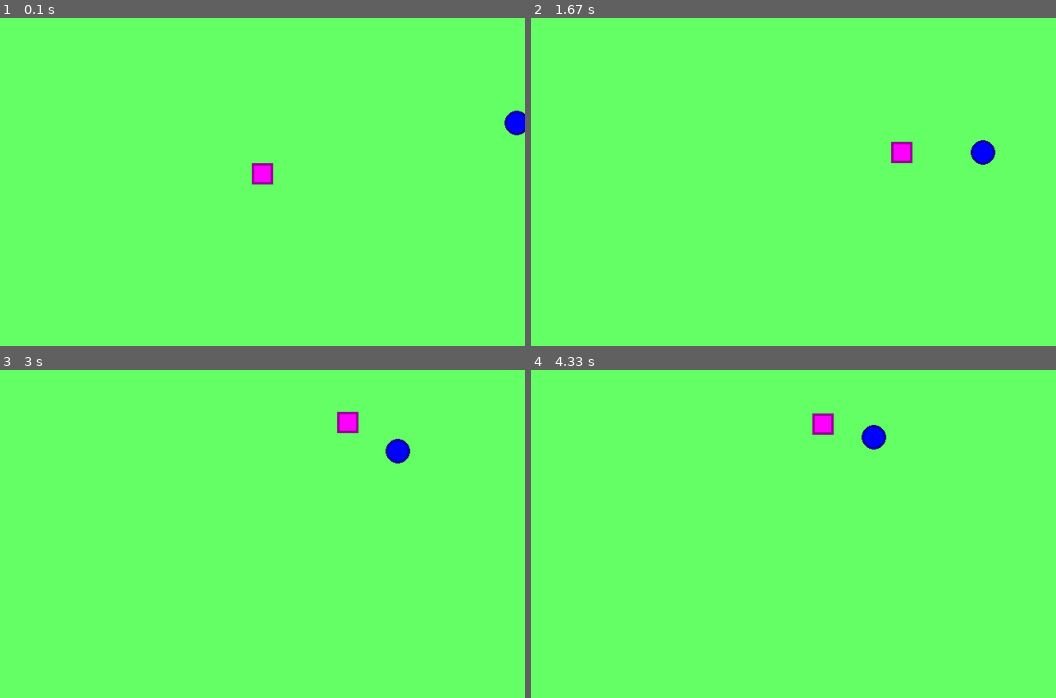
Above: before the commit, frames 1-4 (two rows, left to right).
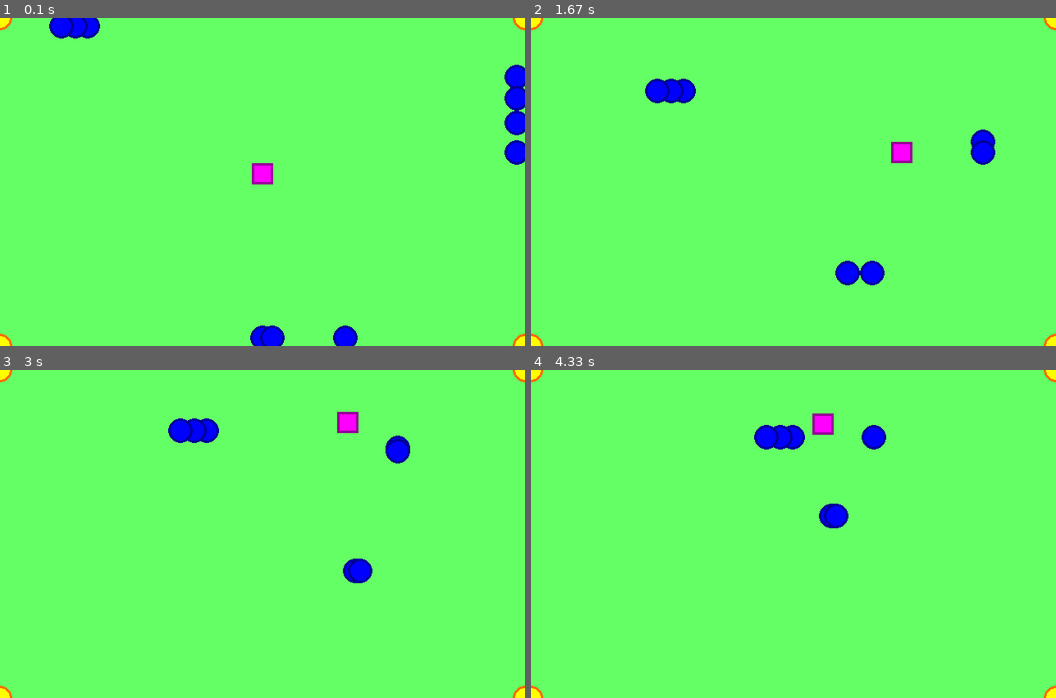
Above: after the commit, the same moments.

Repository: akamos101/pygame-experiments
Game: pygame game, started from pixel-game-beta.py
Same seed, same stepped clock (60 frames per second), same inputs: the game is played once before the commit and once after it.
Inputs:
- Up to frame 1 (0.1 s): no input
- Up to frame 2 (1.67 s): hold P 0.33-0.8 s; hold Right 0.33-0.8 s; tap Enter at 0.83 s
- Up to frame 3 (3 s): hold Up 1.67-2.13 s; hold Left from 2.67 s (still down)
- Up to frame 4 (4.33 s): release Left at 3.2 s; hold Down 3.23-3.53 s; hold Left 3.57-3.97 s; hold Up from 4 s (still down)

The runs differ from the first frame. In frame 1, 2.1% of the frame differs, in the area x 0-100%, y 0-100%; in frame 2, 1.6%; in frame 3, 1.3%; in frame 4, 1.2%.

Commit message:
Refactoring code, adding pause functionaliry, adding gitignore.

Diff:
--- a/pixel-game-beta.py
+++ b/pixel-game-beta.py
@@ -11,11 +11,11 @@
 width = 640
 height = 400
 
-# Qbert info
+# Qubert info
 qb_x = width / 2    # Initial x-coordinate
 qb_y = height / 2   # Initial y-coordinate
 
-qbert_step_size = 2  # Step size to control "speed" of qbert
+qbert_step_size = 2 # Step size to control "speed" of qbert
 
 qb_width = 10
 qb_color = (255, 0, 255)
@@ -33,7 +33,8 @@
 enemy_border_width = 3
 enemy_border_color = (0, 0, 150)
 
-num_enemies = 1     # Number of enemies to spawn
+num_enemies = 10  # Number of enemies to spawn
+
 
 # Turret Info
 turret_margin = 10
@@ -46,11 +47,22 @@
 turret_border_color = (255, 110, 0)
 
 
+# Bullet info
+bullet_step_size = 5
+bullet_color = (100, 100, 100)
+
+bullet_width = 3
+bullet_rate = 1000  # Milliseconds
+
+
+# Background info:
+bg_color = (100, 255, 100)
+
+
 
 # Initialize enemy positions
-enemy = {}
+enemy = np.zeros((num_enemies, 2)).astype(np.int)
 for i in range(num_enemies):
-  enemy[i] = {}
   # Choose random numbers in {0,1} to determine top/bottom/left/right
   # side of a rectangle centered about the initial position of Qbert
   type_1 = round(random.random())
@@ -58,29 +70,38 @@
   # Depending on which side chosen, choose a random point on that side
   if type_1:
     if type_2:
-      enemy[i]['x'] = random.randint(enemy_margin, width - enemy_margin)
-      enemy[i]['y'] = enemy_margin
+      enemy[i,0] = random.randint(enemy_margin, width - enemy_margin)
+      enemy[i,1] = enemy_margin
     else:
-      enemy[i]['x'] = random.randint(enemy_margin, width - enemy_margin)
-      enemy[i]['y'] = height - enemy_margin
+      enemy[i,0] = random.randint(enemy_margin, width - enemy_margin)
+      enemy[i,1] = height - enemy_margin
   else:
     if type_2:
-      enemy[i]['x'] = enemy_margin
-      enemy[i]['y'] = random.randint(enemy_margin, height - enemy_margin)
+      enemy[i,0] = enemy_margin
+      enemy[i,1] = random.randint(enemy_margin, height - enemy_margin)
     else:
-      enemy[i]['x'] = width - enemy_margin
-      enemy[i]['y'] = random.randint(enemy_margin, height - enemy_margin)
-
-
-
-# Background info:
-bg_color = (100, 255, 100)
+      enemy[i,0] = width - enemy_margin
+      enemy[i,1] = random.randint(enemy_margin, height - enemy_margin)
+
+
+# Initialize turret positions
+turret = np.zeros((4,2)).astype(np.int)
+turret[0,0] = 0
+turret[0,1] = 0
+turret[1,0] = width
+turret[1,1] = 0
+turret[2,0] = 0
+turret[2,1] = height
+turret[3,0] = width
+turret[3,1] = height
+
+
 
 
 
 def draw_qbert():
 
-  # Create qbert
+  # Draw Qubert the fat magenta square
   qb = pygame.Rect(qb_x - qb_width, qb_y - qb_width, 2*qb_width, 2*qb_width)
   qb_border = pygame.Rect(
     qb_x - qb_width - qb_border_width,
@@ -95,9 +116,25 @@
 
 def draw_enemy(i):
 
-  # Draw the enemy
-  pygame.draw.circle(screen, enemy_color, (enemy[i]['x'], enemy[i]['y']), enemy_width)
-  pygame.draw.circle(screen, enemy_border_color, (enemy[i]['x'], enemy[i]['y']), enemy_width, enemy_border_width)
+  # Draw enemy i
+  pygame.draw.circle(screen, enemy_color, (enemy[i,0], enemy[i,1]), enemy_width)
+  pygame.draw.circle(screen, enemy_border_color, (enemy[i,0], enemy[i,1]), enemy_width, enemy_border_width)
+
+
+
+def draw_turret(i):
+
+  # Draw turret i
+  pygame.draw.circle(screen, turret_color, (turret[i,0], turret [i,1]), turret_width)
+  pygame.draw.circle(screen, turret_border_color, (turret[i,0], turret[i,1]), turret_width, turret_border_width)
+
+
+def draw_bullet(i):
+
+  # Draw bullet i
+  bt = pygame.Rect(bullet[i,0]-bullet_width, bullet[i,1]-bullet_width, 2*bullet_width, 2*bullet_width)
+  screen.fill(bullet_color, rect=bt)
+
 
 
 
@@ -109,65 +146,78 @@
 pygame.display.set_caption('Qubert The Fat Magenta Square')
 clock = pygame.time.Clock()
 running = True
+paused = False
+
+
 
 while running:
 
-  # Move Qbert to the new location
-  qb_x += dir_x
-  qb_y += dir_y
-
-  # Check to see if Qbert has hit an edge; if yes, terminate game
-  if qb_x <= 0 or qb_x >= width or qb_y <= 0 or qb_y >= height:
-      print("Crash!")
-      running = False
-
-  # Re-paint the background color to wipe out old graphics
-  screen.fill(bg_color)
-  # Draw Qbert
-  draw_qbert()
-
-  # Loop through all of the enemies
-  for i in range(num_enemies):
-
-    # Set new enemy position:
-    # Go an enemy_step_size pixel length in a straight line toward Qbert
-
-    # Get vector from Enemy to Qbert
-    # Use floats for higher precision later
-    vec_x = float(qb_x - enemy[i]['x'])
-    vec_y = float(qb_y - enemy[i]['y'])
-
-    # Compute the length of the vector
-    vec_length = np.linalg.norm([vec_x, vec_y])
-
-    # Check to see if Qbert has hit an enemy; if yes, terminate game
-    if vec_length < qb_width+enemy_width:
-      print("You've been hit by enemy #%d!" % (i+1))
-      running = False
-
-    # Scale the vector to the length enemy_step_size
-    # Remember to convert step size to float to do decimal division
-    scale = float(enemy_step_size)/vec_length
-
-    # Remember to convert back to integers to set position
-    # Round up if positive direction, round down if negative direction
-    if vec_x >= 0.:
-      enemy[i]['x'] += int(math.ceil(scale*vec_x))
-    else:
-      enemy[i]['x'] += int(math.floor(scale*vec_x))
-    if vec_y >= 0.:
-      enemy[i]['y'] += int(math.ceil(scale*vec_y))
-    else:
-      enemy[i]['y'] += int(math.floor(scale*vec_y))
-
-    # Draw the enemy
-    draw_enemy(i)
-
-
+  if not paused:
+
+    # Move Qbert to the new location
+    qb_x += dir_x
+    qb_y += dir_y
+
+    # Check to see if Qbert has hit an edge; if yes, terminate game
+    if qb_x <= 0 or qb_x >= width or qb_y <= 0 or qb_y >= height:
+        print("Crash!")
+        running = False
+
+    # Re-paint the background color to wipe out old graphics
+    screen.fill(bg_color)
+
+    # draw turrets
+    for i in range(4):
+      draw_turret(i)
+
+    # Draw Qbert
+    draw_qbert()
+
+    # Loop through all of the enemies
+    for i in range(num_enemies):
+
+      # Set new enemy position:
+      # Go an enemy_step_size pixel length in a straight line toward Qbert
+
+      # Get vector from Enemy to Qbert
+      # Use floats for higher precision later
+      vec_x = float(qb_x - enemy[i,0])
+      vec_y = float(qb_y - enemy[i,1])
+
+      # Compute the length of the vector
+      vec_length = np.linalg.norm([vec_x, vec_y])
+
+      # Check to see if Qbert has hit an enemy; if yes, terminate game
+      if vec_length < qb_width+enemy_width:
+        print("You've been hit by enemy #%d!" % (i+1))
+        running = False
+
+      # Scale the vector to the length enemy_step_size
+      # Remember to convert step size to float to do decimal division
+      scale = float(enemy_step_size)/vec_length
+
+      # Remember to convert back to integers to set position
+      # Round up if positive direction, round down if negative direction
+      if vec_x >= 0.:
+        enemy[i,0] += int(math.ceil(scale*vec_x))
+      else:
+        enemy[i,0] += int(math.floor(scale*vec_x))
+      if vec_y >= 0.:
+        enemy[i,1] += int(math.ceil(scale*vec_y))
+      else:
+        enemy[i,1] += int(math.floor(scale*vec_y))
+
+      # Draw the enemy
+      draw_enemy(i)
+
+
+
+  # Check for keypress events in the game
   for event in pygame.event.get():
       if event.type == pygame.QUIT:
           running = False
       elif event.type == pygame.KEYDOWN:
+          paused = False
           if event.key == pygame.K_UP:
               dir_x = 0
               dir_y = -1*qbert_step_size
@@ -180,6 +230,12 @@
           elif event.key == pygame.K_RIGHT:
               dir_x = 1*qbert_step_size
               dir_y = 0
+          elif event.key == pygame.K_p:
+              paused = True
+          elif event.key == pygame.K_q:
+              running = False
+
 
   pygame.display.flip()
+
   clock.tick(50)
--- a/pixel-game-rachel.py
+++ b/pixel-game-rachel.py
@@ -34,6 +34,20 @@
 enemy_border_color = (0, 0, 150)
 
 num_enemies = 20     # Number of enemies to spawn
+
+
+# Turret Info
+turret_margin = 10
+turret_step_size = 0
+
+turret_width = 15
+turret_color = (255, 255, 0)
+
+turret_border_width = 3
+turret_border_color = (255, 110, 0)
+
+
+
 
 # Initialize enemy positions
 enemy = np.zeros((num_enemies, 2)).astype(np.int)
--- /dev/null
+++ b/qubert-the-fat-magenta-square/enemies.py
@@ -0,0 +1,105 @@
+
+
+
+import pygame
+import random
+import numpy as np
+import math
+
+
+# Enemy info.
+enemy_margin = 5    # Margin for enemy box
+enemy_step_size = 1 # Step size to control "speed" of enemys
+
+enemy_width = 15
+enemy_color = (0, 0, 255)
+
+enemy_border_width = 3
+enemy_border_color = (0, 0, 150)
+
+
+
+
+#############################################################
+# Main Enemies class object
+#############################################################
+
+class Enemies(object):
+
+  # Initialize the object
+  def __init__(self, screen, num_enemies):
+
+    self.screen = screen
+
+    # Matrix holding enemy positions
+    self.matrix = np.zeros((num_enemies, 2)).astype(np.int)
+    for i in range(num_enemies):
+      # Choose random numbers in {0,1} to determine top/bottom/left/right
+      # side of a rectangle centered about the initial position of Qbert
+      type_1 = round(random.random())
+      type_2 = round(random.random())
+      # Depending on which side chosen, choose a random point on that side
+      if type_1:
+        if type_2:
+          self.matrix[i,0] = random.randint(enemy_margin, screen.get_width() - enemy_margin)
+          self.matrix[i,1] = enemy_margin
+        else:
+          self.matrix[i,0] = random.randint(enemy_margin, screen.get_width() - enemy_margin)
+          self.matrix[i,1] = screen.get_height() - enemy_margin
+      else:
+        if type_2:
+          self.matrix[i,0] = enemy_margin
+          self.matrix[i,1] = random.randint(enemy_margin, screen.get_height() - enemy_margin)
+        else:
+          self.matrix[i,0] = screen.get_width() - enemy_margin
+          self.matrix[i,1] = random.randint(enemy_margin, screen.get_height() - enemy_margin)
+
+
+  # Advance the enemy positions
+  def advance_positions(self, qubert):
+
+    # Loop through all of the enemies
+    for i in range(self.matrix.shape[0]):
+
+      # Set new enemy position:
+      # Go an enemy_step_size pixel length in a straight line toward Qbert
+
+      # Get vector from Enemy to Qbert
+      # Use floats for higher precision later
+      vec_x = float(qubert.x - self.matrix[i,0])
+      vec_y = float(qubert.y - self.matrix[i,1])
+
+      # Compute the length of the vector
+      vec_length = np.linalg.norm([vec_x, vec_y])
+
+      # Check to see if Qbert has hit an enemy; if yes, terminate game
+      if vec_length < qubert.width+enemy_width:
+        print("You've been hit by enemy #%d!" % (i+1))
+        qubert.alive = False
+
+      # Scale the vector to the length enemy_step_size
+      # Remember to convert step size to float to do decimal division
+      scale = float(enemy_step_size)/vec_length
+
+      # Remember to convert back to integers to set position
+      # Round up if positive direction, round down if negative direction
+      if vec_x >= 0.:
+        self.matrix[i,0] += int(math.ceil(scale*vec_x))
+      else:
+        self.matrix[i,0] += int(math.floor(scale*vec_x))
+      if vec_y >= 0.:
+        self.matrix[i,1] += int(math.ceil(scale*vec_y))
+      else:
+        self.matrix[i,1] += int(math.floor(scale*vec_y))
+
+    return qubert
+
+
+
+  # Draw the enemies
+  def draw(self):
+
+    for i in range(self.matrix.shape[0]):
+      # Draw enemy i
+      pygame.draw.circle(self.screen, enemy_color, (self.matrix[i,0], self.matrix[i,1]), enemy_width)
+      pygame.draw.circle(self.screen, enemy_border_color, (self.matrix[i,0], self.matrix[i,1]), enemy_width, enemy_border_width)
--- /dev/null
+++ b/qubert-the-fat-magenta-square/qubert-game.py
@@ -0,0 +1,129 @@
+#! /usr/bin/env python
+
+#############################################################
+# Qubert the Fat Magenta Square
+#
+# Copyright (C) 2017 Spencer Cobain and Rachel Levanger
+# Authors:
+#           Spencer Cobain <akamosmuffin@gmail.com>
+#           Rachel Levanger <rachel.levanger@gmail.com>
+#############################################################
+
+
+# Import packages needed by the game play
+import pygame
+import numpy as np
+
+# Package needed for parsing arguments
+from optparse import OptionParser
+
+# Import the helper python files for all of the agent objects
+import enemies as qb_enemies
+import screen as qb_screen
+import qubert as qb_qubert
+import turrets as qb_turrets
+
+
+
+#############################################################
+# Parse the options supplied by the user
+#############################################################
+
+parser = OptionParser('usage: -e num_enemies')
+
+# Define the options
+parser.add_option("-e", dest="num_enemies",
+                  help="Number of enemies to spawn")
+
+# Parse the options
+(options, args) = parser.parse_args()
+
+# Populate variables corresponding to user-supplied options
+num_enemies = int(options.num_enemies)  # Number of enemies to spawn
+
+
+
+
+#############################################################
+# Initialize Objects
+#############################################################
+
+# Game container & objects
+screen = qb_screen.initialize()
+clock = pygame.time.Clock()
+
+# Active agents in game
+qubert = qb_qubert.Qubert(screen)
+enemies = qb_enemies.Enemies(screen, num_enemies)
+turrets = qb_turrets.Turrets(screen)
+
+
+#############################################################
+# Set initial game-play state variables
+#############################################################
+
+running = True
+paused = False
+
+
+
+#############################################################
+# Game play
+#############################################################
+
+while running:
+
+  if not paused:
+
+    # Move Qbert to the new location
+    qubert.advance_position()
+
+    # Check to see if Qbert is on the screen; if not, terminate the game
+    if not qb_screen.onscreen(screen, qubert.x, qubert.y):
+        print("Crash!")
+        running = False
+
+    # Advance the bullet positions and add fire additional bullets
+    turrets.advance_bullets(qubert)
+
+    # Advance the enemy positions
+    # Kill them off it they hit bullets
+    # Also kill off Qubert if he hits an enemy
+    qubert = enemies.advance_positions(qubert)
+    if not qubert.alive:
+      running = False
+
+    # Repaint the background color to wipe out old graphics
+    qb_screen.paint_background(screen)
+
+    # Draw all of the agents
+    turrets.draw()
+    enemies.draw()
+    qubert.draw()
+
+  # Check for keypress events in the game
+  for event in pygame.event.get():
+      if event.type == pygame.QUIT:
+          running = False
+      elif event.type == pygame.KEYDOWN:
+          paused = False
+          if event.key == pygame.K_UP:
+              qubert.direction_x = 0
+              qubert.direction_y = -1*qubert.step_size
+          elif event.key == pygame.K_DOWN:
+              qubert.direction_x = 0
+              qubert.direction_y = 1*qubert.step_size
+          elif event.key == pygame.K_LEFT:
+              qubert.direction_x = -1*qubert.step_size
+              qubert.direction_y = 0
+          elif event.key == pygame.K_RIGHT:
+              qubert.direction_x = 1*qubert.step_size
+              qubert.direction_y = 0
+          elif event.key == pygame.K_p:
+              paused = True
+          elif event.key == pygame.K_q:
+              running = False
+
+  pygame.display.flip()
+
+  clock.tick(50)
--- /dev/null
+++ b/qubert-the-fat-magenta-square/qubert.py
@@ -0,0 +1,61 @@
+
+
+
+import pygame
+
+
+
+
+
+#############################################################
+# CONSTANTS
+#############################################################
+STEP_SIZE = 2 # Step size to control "speed" of qbert
+SQUARE_WIDTH = 10
+SQUARE_COLOR = (255, 0, 255)
+
+BORDER_WIDTH = 3
+BORDER_COLOR = (150, 0, 150)
+
+
+
+
+#############################################################
+# Main Qubert class object
+#############################################################
+class Qubert(object):
+
+  # Initialize the object
+  def __init__(self, screen):
+    self.screen = screen                # Screen that Qubert is drawn on
+    self.x = self.screen.get_width() / 2  # Initial x-coordinate
+    self.y = self.screen.get_height() / 2 # Initial y-coordinate
+    self.step_size = STEP_SIZE          # Step size to control "speed" of qbert
+    self.width = SQUARE_WIDTH
+    self.alive = True
+
+    # Initial direction Qubert is moving: up
+    self.direction_x = 0
+    self.direction_y = -1*self.step_size
+
+
+  # Advance the position of Qubert
+  def advance_position(self):
+    # Move Qbert to the new location
+    self.x += self.direction_x
+    self.y += self.direction_y
+
+
+  # Draw the object on the screen
+  def draw(self):
+
+    # Draw Qubert the fat magenta square
+    qb = pygame.Rect(self.x - SQUARE_WIDTH, self.y - SQUARE_WIDTH, 2*SQUARE_WIDTH, 2*SQUARE_WIDTH)
+    qb_border = pygame.Rect(
+      self.x - SQUARE_WIDTH - BORDER_WIDTH,
+      self.y - SQUARE_WIDTH - BORDER_WIDTH,
+      2*(SQUARE_WIDTH + BORDER_WIDTH),
+      2*(SQUARE_WIDTH + BORDER_WIDTH))
+
+    self.screen.fill(BORDER_COLOR, rect=qb_border)
+    self.screen.fill(SQUARE_COLOR, rect=qb)
--- /dev/null
+++ b/qubert-the-fat-magenta-square/screen.py
@@ -0,0 +1,43 @@
+
+
+import pygame
+
+
+
+#############################################################
+# CONSTANTS
+#############################################################
+
+# Window dimensions.
+WIDTH = 640
+HEIGHT = 400
+
+
+# Background color
+BG_COLOR = (100, 255, 100)
+
+
+
+
+#############################################################
+# Main Screen class object
+#############################################################
+
+def initialize():
+
+  screen = pygame.display.set_mode((WIDTH, HEIGHT))
+  pygame.display.set_caption('Qubert The Fat Magenta Square')
+
+  return screen
+
+
+def paint_background(screen):
+  screen.fill(BG_COLOR)
+
+
+# Check to see if coordinate is on the screen; return T/F
+def onscreen(screen, x, y):
+  retval = True
+  if x <= 0 or x >= screen.get_width() or y <= 0 or y >= screen.get_height():
+    retval = False
+  return retval
--- /dev/null
+++ b/qubert-the-fat-magenta-square/turrets.py
@@ -0,0 +1,77 @@
+
+
+
+import pygame
+import numpy as np
+
+
+
+
+# Turret Info
+turret_margin = 10
+turret_step_size = 0
+
+turret_width = 15
+turret_color = (255, 255, 0)
+
+turret_border_width = 3
+turret_border_color = (255, 110, 0)
+
+
+# Bullet info
+bullet_step_size = 5
+bullet_color = (100, 100, 100)
+
+bullet_width = 3
+bullet_rate = 1000  # Milliseconds
+
+
+
+
+#############################################################
+# Main Turrets class object
+#############################################################
+
+class Turrets(object):
+
+  # Initialize the object
+  def __init__(self, screen):
+
+    self.screen = screen
+
+    # Matrix holding turret positions
+    self.matrix = np.zeros((4,2)).astype(np.int)
+    self.matrix[0,0] = 0
+    self.matrix[0,1] = 0
+    self.matrix[1,0] = self.screen.get_width()
+    self.matrix[1,1] = 0
+    self.matrix[2,0] = 0
+    self.matrix[2,1] = self.screen.get_height()
+    self.matrix[3,0] = self.screen.get_width()
+    self.matrix[3,1] = self.screen.get_height()
+
+    # Initialize empty list of bullets
+    self.bullets = []
+
+
+  # Advance the bullets
+  def advance_bullets(self, qubert):
+    # Aim new bullets at current location of qubert and fire off
+    x = 5
+
+
+  # Draw the turrets
+  def draw(self):
+    # Loop through all four turrets
+    for i in range(self.matrix.shape[0]):
+      # Draw turret i
+      pygame.draw.circle(self.screen, turret_color, (self.matrix[i,0], self.matrix [i,1]), turret_width)
+      pygame.draw.circle(self.screen, turret_border_color, (self.matrix[i,0], self.matrix[i,1]), turret_width, turret_border_width)
+
+
+  def draw_bullets(self):
+
+    for i in range(self.bullets.shape[0]):
+      # Draw bullet i
+      bt = pygame.Rect(bullet[i,0]-bullet_width, bullet[i,1]-bullet_width, 2*bullet_width, 2*bullet_width)
+      self.screen.fill(bullet_color, rect=bt)
Not shown, added: .gitignore
Not shown, added: qubert-the-fat-magenta-square/enemies.pyc
Not shown, added: qubert-the-fat-magenta-square/qubert.pyc
Not shown, added: qubert-the-fat-magenta-square/screen.pyc
Not shown, added: qubert-the-fat-magenta-square/turrets.pyc
